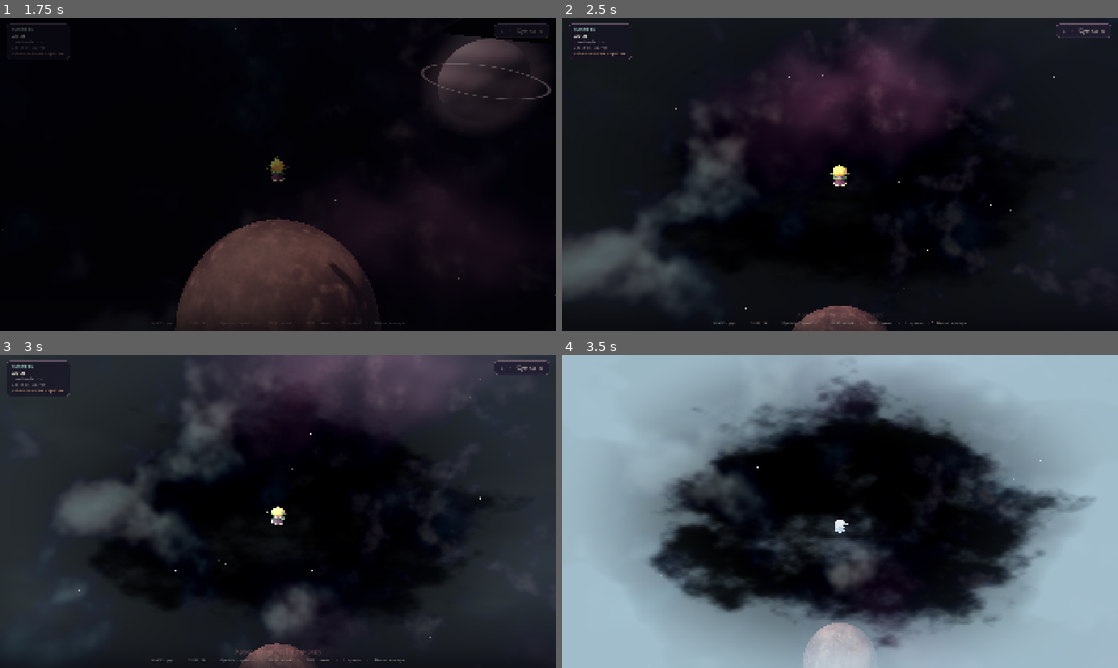
Above: before the commit, frames 1-4 (two rows, left to right).
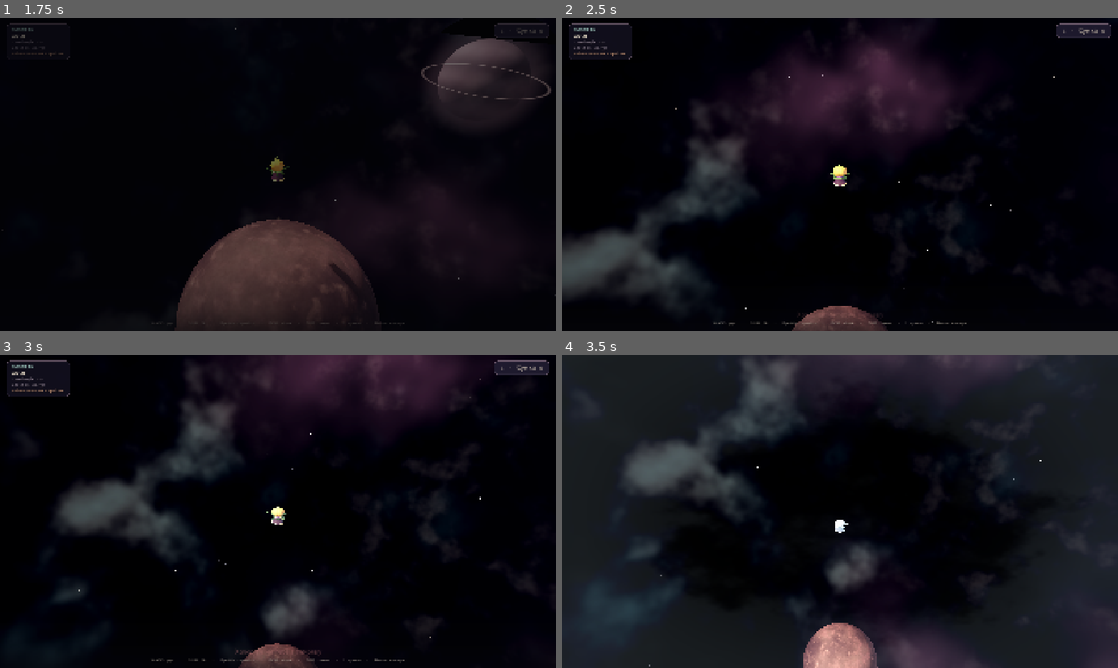
Above: after the commit, the same moments.

Repository: krabikdev/your-personal-planet
Game: Godot game, scene res://ui/main_menu.tscn
Two runs of this game, one before a commit and one after it. Both use one fixed random seed, a clock stepped at 60 frames per second and the inputs below. Sound files missing from this copy of the repository are replaced by a short silence.
Inputs (mouse positions are in pixels of both pictures, inside the frame that each line leads up to):
- Up to frame 1 (1.75 s): tap Enter at 0.5 s; move the mouse to (400, 158) at 0.52 s; press the mouse at (400, 158) at 0.53 s; hold D (move_right) 0.53-1.28 s; tap Space (jump) at 0.77, 1.07, 1.52 s; move the mouse to (250, 174) at 1.27 s; release the mouse at (250, 174) at 1.28 s; hold W (move_forward) from 1.28 s (still down); tap Shift (run) at 1.35 s
- Up to frame 2 (2.5 s): keep holding W (move_forward); tap Space (jump) at 1.82 s; move the mouse to (851, 168) at 2.02 s; hold Right mouse button (stake) from 2.03 s (still down)
- Up to frame 3 (3 s): keep holding W (move_forward); move the mouse to (272, 517) at 2.77 s; release Right mouse button (stake) at 2.78 s; tap Alt at 2.85 s; click (272, 517) at 2.92 s
- Up to frame 4 (3.5 s): keep holding W (move_forward); tap Space (jump) at 3.02, 3.32 s

Frame 1 is identical in both runs. In frame 2, 5.0% of the frame differs, in the area x 0-100%, y 0-81%; in frame 3, 53%; in frame 4, 73%, in the area x 0-100%, y 0-100%.

Commit message:
feat: preview debris as a growing dot and delay the frost to death

Diff:
--- a/scripts/game/debris_manager.gd
+++ b/scripts/game/debris_manager.gd
@@ -15,7 +15,10 @@
 
 enum Phase { IDLE, WARNING, FLYING, CAUGHT }
 
-const WARNING_TIME: float = 6.0
+const WARNING_TIME: float = 10.0
+const PREVIEW_GROW_TIME: float = 14.0
+const PREVIEW_SCALE: float = 0.08
+const PREVIEW_ALPHA: float = 0.75
 const HALF_LENGTH: float = 24.0
 const FLIGHT_ALTITUDE: float = 1.85
 const APPROACH_LIFT: float = 7.0
@@ -49,6 +52,7 @@
 var _glow_texture: GradientTexture2D
 var _flight_altitude: float = FLIGHT_ALTITUDE
 var _appear: float = 0.0
+var _growth: float = 0.0
 var _forced_size: float = 0.0
 var _mesh_material: StandardMaterial3D
 var _base_alpha: float = 1.0
@@ -59,7 +63,7 @@
 
 
 func _ready() -> void:
-	_countdown = randf_range(10.0, 30.0)
+	_countdown = randf_range(5.0, 10.0)
 	_glow_texture = _make_glow_texture()
 
 
@@ -78,6 +82,7 @@
 				_begin_event()
 		Phase.WARNING:
 			_warning_timer -= delta
+			_update_preview(delta)
 			if _warning_timer <= 0.0:
 				_launch_debris()
 		Phase.FLYING:
@@ -138,8 +143,19 @@
 	_tangent = random_tangent.normalized()
 	_axis = _target_dir.cross(_tangent).normalized()
 	_tangent = _axis.cross(_target_dir).normalized()
+	_along = -HALF_LENGTH
+	# Slow drift: the catch has to be read from the debris itself, since there
+	# is no marker on the ground any more.
+	_speed = randf_range(2.8, 4.2)
+	_flight_altitude = _altitude_for_size(_size)
+	_appear = 0.0
+	_growth = 0.0
 	_phase = Phase.WARNING
 	_warning_timer = WARNING_TIME
+	_build_debris()
+	if _trail != null:
+		_trail.emitting = false
+	_apply_visuals()
 	if not _hint_shown:
 		_hint_shown = true
 		warning_started.emit(_kind, _size)
@@ -163,31 +179,24 @@
 
 
 func _launch_debris() -> void:
-	_along = -HALF_LENGTH
-	# Slow drift: the catch has to be read from the debris itself, since there
-	# is no marker on the ground any more.
-	_speed = randf_range(2.8, 4.2)
-	_flight_altitude = _altitude_for_size(_size)
-	_appear = 0.0
+	# The dot has been growing in the sky for ten seconds; now it starts moving.
 	_phase = Phase.FLYING
-	_build_debris()
-	if _debris != null:
-		AudioDirector.play_sfx_3d("whoosh", _debris.global_position, _debris, -2.0, 16.0)
-
-
-func _altitude_for_size(size_factor: float) -> float:
-	# Small junk skims the ground; big junk drifts high, just inside the cold.
-	var t: float = clampf((size_factor - MIN_SIZE) / (MAX_SIZE - MIN_SIZE), 0.0, 1.0)
-	var far_altitude: float = PlanetProfile.death_altitude(planet.radius) * FAR_ALTITUDE_FRACTION
-	return lerpf(FLIGHT_ALTITUDE, far_altitude, t)
-
-
-func _update_flight(delta: float) -> void:
-	_along += _speed * delta
-	_appear = minf(1.0, _appear + delta / SPAWN_FADE_TIME)
+
+
+func _update_preview(delta: float) -> void:
+	_growth = minf(1.0, _growth + delta / PREVIEW_GROW_TIME)
+	_appear = minf(PREVIEW_ALPHA, _appear + delta / 1.2)
 	if _debris != null:
 		_debris.global_position = _surface_point(_along)
-		_debris.rotate_object_local(_spin_axis, _spin_speed * delta)
+	if _trail != null:
+		_trail.global_position = _surface_point(_along)
+		_trail.emitting = false
+	_apply_visuals()
+
+
+func _apply_visuals() -> void:
+	if _debris != null:
+		_debris.scale = Vector3.ONE * lerpf(PREVIEW_SCALE, 1.0, _growth)
 	if _mesh_material != null:
 		var color: Color = _mesh_material.albedo_color
 		color.a = _base_alpha * _appear
@@ -196,6 +205,23 @@
 		_glow.modulate.a = _glow_alpha * _appear
 	if _light != null:
 		_light.light_energy = _light_energy * _appear
+
+
+func _altitude_for_size(size_factor: float) -> float:
+	# Small junk skims the ground; big junk drifts high, just inside the cold.
+	var t: float = clampf((size_factor - MIN_SIZE) / (MAX_SIZE - MIN_SIZE), 0.0, 1.0)
+	var far_altitude: float = PlanetProfile.death_altitude(planet.radius) * FAR_ALTITUDE_FRACTION
+	return lerpf(FLIGHT_ALTITUDE, far_altitude, t)
+
+
+func _update_flight(delta: float) -> void:
+	_along += _speed * delta
+	_appear = minf(1.0, _appear + delta / SPAWN_FADE_TIME)
+	_growth = minf(1.0, _growth + delta / PREVIEW_GROW_TIME)
+	if _debris != null:
+		_debris.global_position = _surface_point(_along)
+		_debris.rotate_object_local(_spin_axis, _spin_speed * delta)
+	_apply_visuals()
 	if _trail != null:
 		_trail.global_position = _surface_point(_along)
 		_trail.emitting = _appear > 0.3
@@ -412,10 +438,11 @@
 	_glow = null
 	_light = null
 	_appear = 0.0
+	_growth = 0.0
 	if _trail != null:
 		_trail.emitting = false
 		_trail.queue_free()
 		_trail = null
 	warning_cleared.emit()
 	_phase = Phase.IDLE
-	_countdown = randf_range(10.0, 30.0)
+	_countdown = randf_range(5.0, 10.0)
--- a/scripts/game/game.gd
+++ b/scripts/game/game.gd
@@ -13,7 +13,6 @@
 var _stones_used: int = 0
 var _rope: RopeAnchor
 var _frost_material: ShaderMaterial
-var _current_cold: float = 0.0
 var _was_safe_before_growth: bool = false
 var _fade_tween: Tween
 var _frost_tween: Tween
@@ -245,8 +244,7 @@
 func _on_cold_changed(amount: float) -> void:
 	if _state == State.DEAD:
 		return
-	_current_cold = amount
-	_set_frost_progress(amount * 0.9)
+	# The icy screen is a death effect, not a warning: it stays off while alive.
 	_hud.set_cold(amount)
 
 
@@ -277,15 +275,19 @@
 	_hud.set_dead()
 	_hud.visible = false
 	AudioDirector.play_sfx("freeze", 0.0, 1.5)
-	_set_frost_progress(_current_cold)
-	if _frost_tween != null and _frost_tween.is_valid():
-		_frost_tween.kill()
-	_frost_tween = create_tween()
-	_frost_tween.tween_method(_set_frost_progress, _current_cold, 1.0, 1.8)
+	_play_freeze_effect()
 	await get_tree().create_timer(2.1).timeout
 	_game_over.open(_planet.radius, _stones_used)
 	get_tree().paused = true
 	Input.mouse_mode = Input.MOUSE_MODE_VISIBLE
+
+
+func _play_freeze_effect() -> void:
+	_set_frost_progress(0.0)
+	if _frost_tween != null and _frost_tween.is_valid():
+		_frost_tween.kill()
+	_frost_tween = create_tween()
+	_frost_tween.tween_method(_set_frost_progress, 0.0, 1.0, 1.8)
 
 
 func _set_frost_progress(value: float) -> void:
--- a/tests/test_game_scene.gd
+++ b/tests/test_game_scene.gd
@@ -1,6 +1,13 @@
 extends GutTest
 
 const GAME_PATH: String = "res://scenes/game.tscn"
+
+
+func _frost_progress(game: Game) -> float:
+	var material: ShaderMaterial = game._frost_material
+	if material == null:
+		return 0.0
+	return float(material.get_shader_parameter("progress"))
 
 
 func test_game_scene_instantiates_cleanly() -> void:
@@ -28,6 +35,22 @@
 	assert_not_null(game.get_node_or_null("PauseMenu"), "pause menu should exist")
 
 
+func test_frost_effect_only_starts_after_death() -> void:
+	var scene: PackedScene = load(GAME_PATH) as PackedScene
+	var game: Game = scene.instantiate() as Game
+	add_child_autofree(game)
+	await wait_process_frames(1)
+
+	game._on_cold_changed(0.95)
+	assert_almost_eq(
+		_frost_progress(game), 0.0, 0.001, "a living boy should not be covered in frost"
+	)
+
+	game._play_freeze_effect()
+	await wait_process_frames(4)
+	assert_gt(_frost_progress(game), 0.0, "the frost should appear once the boy is dead")
+
+
 func test_game_starts_with_empty_inventory() -> void:
 	var scene: PackedScene = load(GAME_PATH) as PackedScene
 	var game: Node3D = scene.instantiate() as Node3D
@@ -108,7 +131,7 @@
 	assert_false(hint.visible, "the hint should disappear when the debris leaves")
 
 
-func test_debris_countdown_is_10_to_30_seconds() -> void:
+func test_debris_countdown_is_5_to_10_seconds() -> void:
 	var scene: PackedScene = load(GAME_PATH) as PackedScene
 	var game: Game = scene.instantiate() as Game
 	add_child_autofree(game)
@@ -116,8 +139,46 @@
 
 	var debris: DebrisManager = game.get_node("DebrisManager") as DebrisManager
 	var countdown: float = debris.get_countdown()
-	assert_gte(countdown, 9.0, "the next flyby should be at most half a minute away")
-	assert_lte(countdown, 30.0, "the countdown should start within the new range")
+	assert_gte(countdown, 4.8, "the next flyby should come quickly")
+	assert_lte(countdown, 10.0, "the countdown should stay within ten seconds")
+
+
+func test_debris_dot_previews_during_the_warning() -> void:
+	var scene: PackedScene = load(GAME_PATH) as PackedScene
+	var game: Game = scene.instantiate() as Game
+	add_child_autofree(game)
+	await wait_process_frames(1)
+
+	var debris: DebrisManager = game.get_node("DebrisManager") as DebrisManager
+	debris.force_spawn(0.5)
+	await wait_process_frames(1)
+
+	var node: Node3D = debris.get_node_or_null("Debris") as Node3D
+	assert_not_null(node, "the junk should already show as a dot before it flies")
+	var first_scale: float = node.scale.x
+	assert_lt(first_scale, 0.2, "the preview should start as a tiny dot")
+
+	await get_tree().create_timer(2.0).timeout
+	assert_gt(node.scale.x, first_scale + 0.02, "the dot should grow as the junk approaches")
+	assert_lt(node.scale.x, 1.0, "it should still be small during the warning")
+
+
+func test_debris_flyby_is_silent() -> void:
+	var scene: PackedScene = load(GAME_PATH) as PackedScene
+	var game: Game = scene.instantiate() as Game
+	add_child_autofree(game)
+	await wait_process_frames(1)
+
+	var debris: DebrisManager = game.get_node("DebrisManager") as DebrisManager
+	debris.force_spawn(0.5)
+	await get_tree().create_timer(DebrisManager.WARNING_TIME + 0.3).timeout
+
+	var node: Node3D = debris.get_node_or_null("Debris") as Node3D
+	assert_not_null(node, "the flyby should still exist")
+	for child: Node in node.get_children():
+		assert_false(
+			child is AudioStreamPlayer3D, "space junk should not make a sound while flying"
+		)
 
 
 func test_debris_appears_far_from_the_planet() -> void:
--- a/tools/visual_stage.gd
+++ b/tools/visual_stage.gd
@@ -45,7 +45,7 @@
 		"catch":
 			var catcher: DebrisManager = game.get_node("DebrisManager") as DebrisManager
 			catcher.force_spawn(0.5)
-			await get_tree().create_timer(7.6).timeout
+			await get_tree().create_timer(11.6).timeout
 			var planet: Planet = game.get_node("Planet") as Planet
 			var player: Boy = game.get_node("Player") as Boy
 			var point: Vector3 = catcher.debug_closest_point()
@@ -76,7 +76,7 @@
 		"hint":
 			var hint_catcher: DebrisManager = game.get_node("DebrisManager") as DebrisManager
 			hint_catcher.force_spawn(0.5)
-			await get_tree().create_timer(7.6).timeout
+			await get_tree().create_timer(11.6).timeout
 			var hint_planet: Planet = game.get_node("Planet") as Planet
 			var hint_player: Boy = game.get_node("Player") as Boy
 			var hint_point: Vector3 = hint_catcher.debug_closest_point()
